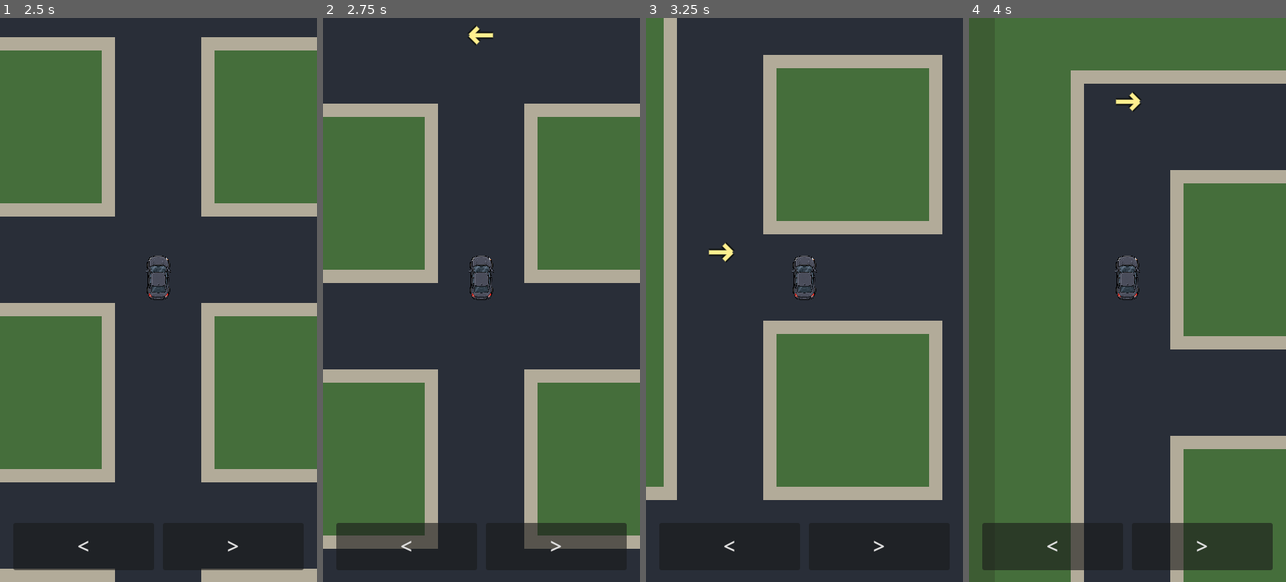
Above: before the commit, frames 1-4 (left to right).
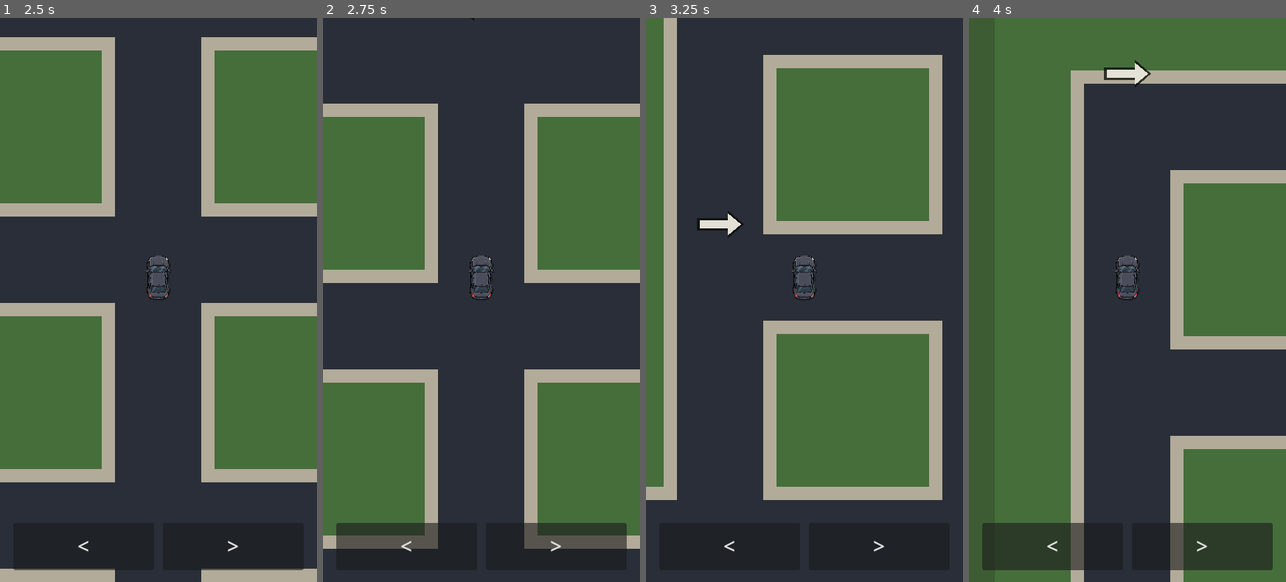
Above: after the commit, the same moments.

Repository: patrickcallahancomedy/comedian
Game: Godot game, scene res://scenes/drive/drive_module.tscn
The game is run twice, just before and just after one commit, with the same random seed, the same clock (stepped at 60 frames per second) and the same inputs.
Inputs (mouse positions are in pixels of both pictures, inside the frame that each line leads up to):
- Up to frame 1 (2.5 s): click "START" at 0.5 s; tap Enter (ui_accept) at 1.25, 1.52 s; move the mouse to (228, 271) at 1.27 s; hold Right 1.28-2 s; tap Space at 1.35 s; click (228, 271) at 1.42 s; drag from (95, 328) to (142, 412) at 2.02 s
- Up to frame 2 (2.75 s): no input
- Up to frame 3 (3.25 s): move the mouse to (836, 175) at 2.77 s; hold Right from 2.78 s (still down); tap Space at 2.85 s
- Up to frame 4 (4 s): release Right at 3.5 s; drag from (1111, 412) to (1032, 215) at 3.52 s

Frame 1 is identical in both runs. In frame 2, 0.1% of the frame differs, in the area x 45-54%, y 0-5%; in frame 3, 0.5%, in the area x 16-31%, y 34-44%; in frame 4, 0.5%.

Commit message:
Refine intersection turn arrow styling

Diff:
--- a/godot/scripts/drive/drive_navigation.gd
+++ b/godot/scripts/drive/drive_navigation.gd
@@ -7,11 +7,13 @@
 
 const MAP = preload("res://scripts/drive/drive_grid_map.gd")
 
-const ARROW_COLOR := Color(1.0, 0.94, 0.56, 1.0)
-const ARROW_SHADOW := Color(0.04, 0.05, 0.04, 0.9)
-const ARROW_LENGTH := 30.0
-const ARROW_HEAD := 10.0
-const ARROW_VERTICAL_OFFSET := -34.0
+const ARROW_COLOR := Color(0.96, 0.95, 0.90, 0.92)
+const ARROW_OUTLINE := Color(0.04, 0.05, 0.04, 0.78)
+const ARROW_LENGTH := 56.0
+const ARROW_SHAFT_HALF := 5.5
+const ARROW_HEAD_LENGTH := 18.0
+const ARROW_HEAD_HALF_HEIGHT := 15.0
+const ARROW_VERTICAL_OFFSET := -72.0
 
 @onready var drive = $"../CityMap"
 @onready var status_label: Label = $"../StatusLabel"
@@ -21,6 +23,7 @@
 	# Reuse the existing Navigation node as a full-screen, non-interactive
 	# drawing layer. No new embedded assets are needed.
 	text = ""
+	z_index = 2
 	mouse_filter = Control.MOUSE_FILTER_IGNORE
 	set_anchors_preset(Control.PRESET_FULL_RECT)
 	offset_left = 0.0
@@ -270,17 +273,48 @@
 
 func _draw_arrow(center: Vector2, turn: String) -> void:
 	var horizontal := 1.0 if turn == "right" else -1.0
-	var half_length := ARROW_LENGTH * 0.5
-	var tail := center + Vector2(-horizontal * half_length, 0.0)
-	var tip := center + Vector2(horizontal * half_length, 0.0)
-	var wing_top := tip + Vector2(-horizontal * ARROW_HEAD, -ARROW_HEAD)
-	var wing_bottom := tip + Vector2(-horizontal * ARROW_HEAD, ARROW_HEAD)
-
-	# A dark under-stroke keeps the marker legible over roads and sidewalks.
-	draw_line(tail, tip, ARROW_SHADOW, 9.0, true)
-	draw_line(tip, wing_top, ARROW_SHADOW, 9.0, true)
-	draw_line(tip, wing_bottom, ARROW_SHADOW, 9.0, true)
-
-	draw_line(tail, tip, ARROW_COLOR, 5.0, true)
-	draw_line(tip, wing_top, ARROW_COLOR, 5.0, true)
-	draw_line(tip, wing_bottom, ARROW_COLOR, 5.0, true)
+
+	# Use a filled road-marker shape instead of a thin HUD-style icon.
+	# The dark outer shape is only a narrow readability edge.
+	var outer := _arrow_polygon(
+		center,
+		horizontal,
+		ARROW_LENGTH + 8.0,
+		ARROW_SHAFT_HALF + 3.0,
+		ARROW_HEAD_LENGTH + 4.0,
+		ARROW_HEAD_HALF_HEIGHT + 4.0
+	)
+	var inner := _arrow_polygon(
+		center,
+		horizontal,
+		ARROW_LENGTH,
+		ARROW_SHAFT_HALF,
+		ARROW_HEAD_LENGTH,
+		ARROW_HEAD_HALF_HEIGHT
+	)
+
+	draw_colored_polygon(outer, ARROW_OUTLINE)
+	draw_colored_polygon(inner, ARROW_COLOR)
+
+
+func _arrow_polygon(
+	center: Vector2,
+	horizontal: float,
+	length: float,
+	shaft_half: float,
+	head_length: float,
+	head_half_height: float
+) -> PackedVector2Array:
+	var tail_x := -length * 0.5
+	var tip_x := length * 0.5
+	var head_base_x := tip_x - head_length
+
+	return PackedVector2Array([
+		center + Vector2(tail_x * horizontal, -shaft_half),
+		center + Vector2(head_base_x * horizontal, -shaft_half),
+		center + Vector2(head_base_x * horizontal, -head_half_height),
+		center + Vector2(tip_x * horizontal, 0.0),
+		center + Vector2(head_base_x * horizontal, head_half_height),
+		center + Vector2(head_base_x * horizontal, shaft_half),
+		center + Vector2(tail_x * horizontal, shaft_half),
+	])
